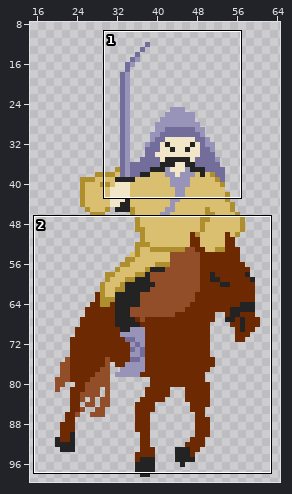
Sprite sheet -- mongol-big.png. Above: a wide view before the commit, with the close-up outlined.
Close-up. As it was:
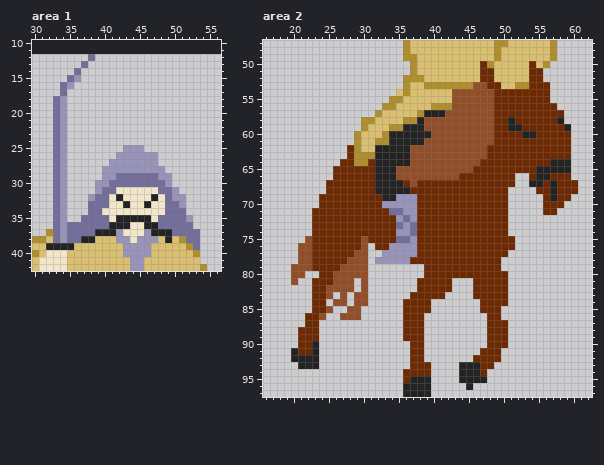
The file is 110x176 pixels, drawn in blocks of 2x2; one block is one cell here. Shown: area 1: x 30..56, y 10..42; area 2: x 16..62, y 47..97. The old version is drawn lined up with the new one, on the new canvas. The wide view leaves out empty margins.
The same view after the edit:
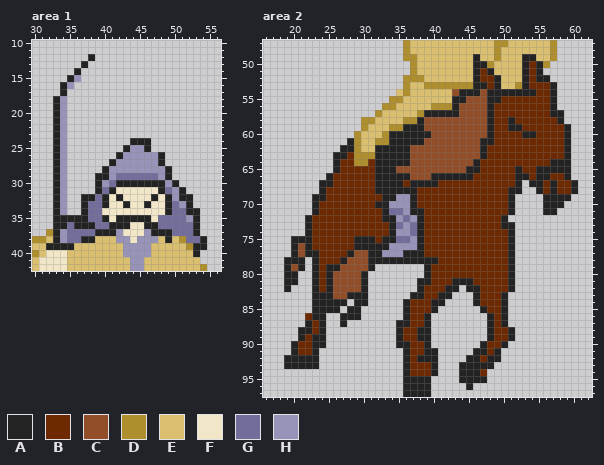
Palette (. is transparent): A #232323  B #6d2901  C #914e28  D #af8e2d  E #dabf70  F #f1e6c7  G #726d9a  H #9894b9
From old to new:
canvas 55x88 -> 100x100, the old top-left corner now at 14,12
Changed rows in their new state; - is an unchanged pixel.
Area 1:
first column x 33:
12 -----A----------------
13 ----A-----------------
14 ---A------------------
15 --A-------------------
16 -A--------------------
17 -A--------------------
18 A---------------------
19 A---------------------
20 A---------------------
21 A---------------------
22 A---------------------
23 A---------------------
24 A----------AAA--------
25 A---------A--A--------
26 A--------A-----A------
27 A-------A------A------
28 A------A--------A-----
29 A-----AA--------A-----
30 A-----A--AAAAAAA-A----
31 A-----A-A------A--A---
32 A---AA-A--------A-AA--
33 A---A--A--------A--A--
34 A---A-----------A--AA-
35 AAAAA--A------------A-
36 AA-AAA--------------A-
37 A-------------------A-
38 A--------------------A
39 --------------------AA
40 --------------------A-
Area 2:
first column x 19:
49 ---------------------------A------AA------
50 ---------------------------AA-----A-A-----
51 ---------------------------A-A----A-A-----
52 ---------------------------A--A---A-AA----
53 ---------------------------AA-A---A---A---
54 -------------------------AAA-AAAAAAA--A---
55 ------------------------AA---AA-------A---
56 ------------------------A----A--------A---
57 -----------------------AA----A--------AA--
58 -----------------------------A------------
59 -----------------------------A------------
60 -----------------------------A----------A-
61 ---------A------------------AA----------A-
62 --------AA------------------A-----------A-
63 -------AA-------------------A-----------A-
64 -------A-------------------A--------------
65 -------A------------------AA-----A--------
66 ------A---------AA---AAAAAA------AA-----A-
67 -----AA-----------AAAA-----------A-------A
68 -----A------------A-------------AA--A----A
69 ----AA------------A-------------A----A-AA-
70 ----A--------AA---A-------------A----AAA--
71 ----A---------A---AA------------A----AA---
72 ---A----------AA---A-----------A----------
73 ---A-----------A---A-----------AA---------
74 ---A-----------A---A------------A---------
75 -AAA------AAA-AA---A------------A---------
76 -A-A------AAAAA----A------------A---------
77 -A-AA----A--AA---AAA------------A---------
78 AAA.A---A---AAAAAAAAAA---------BA---------
79 A-A.A-AA----A-------A----------BA---------
80 AA.-A-A----A--------A-----------A---------
81 AA--A-A---CA-------AA---AAA-----A---------
82 A---A-A---CA-------A---AA-AA----A---------
83 ----AAAC-AAA------AA--AA---A---A----------
84 ----AAAAA-AA-----A---AA----A---A----------
85 ----AAAA-AA------A---A------A--A----------
86 ----AA--AAA------A--A--------A-A----------
87 ---A-A--A-------AA--A--------A-A----------
88 --AA-A----------A--AA--------A--A---------
89 --A-AA----------A--AA--------A--A---------
90 -A---A----------AA--A-------A--A----------
91 -----------------A--AA-----AA-A-----------
92 A----------------A-AAA----AA-AA-----------
93 AA---------------A---A------AA------------
94 -----------------A---A--------------------
95 -----------------A------------------------
